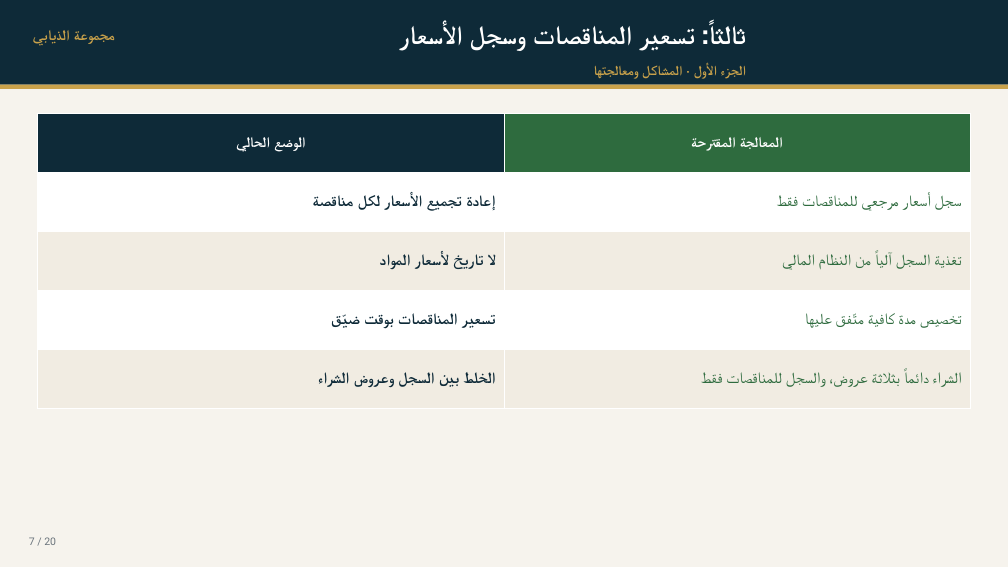
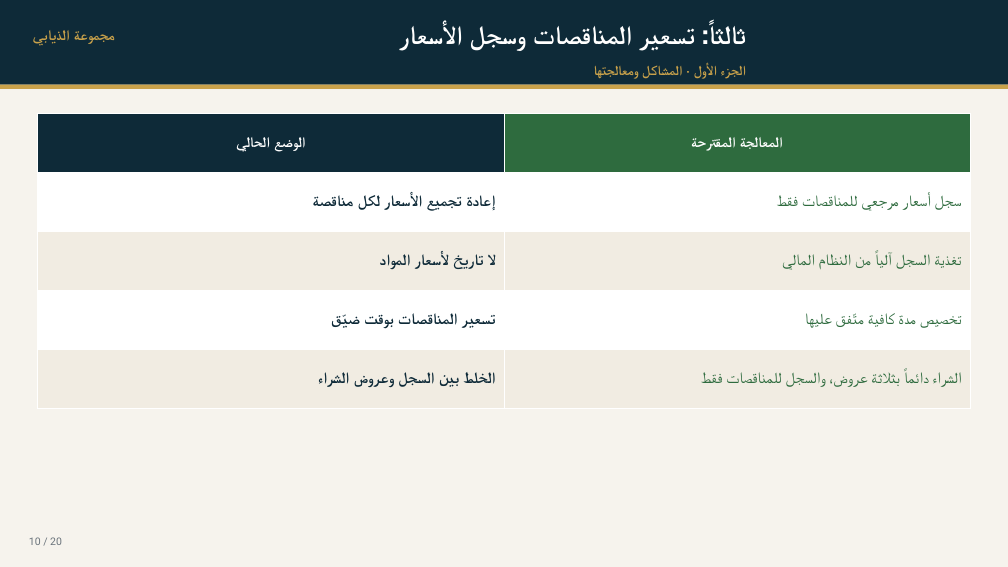
Before and after one commit to 511avolo-dot/MR, a slide deck: slide 10 of docs/procurement-executive-deck.pptx (slide 7 before the commit). Drawn at 1008x567 pixels with LibreOffice and Linux fonts; fonts in the diff are those of the drawing. Boxes give left, top, right and bottom in pixels: in the first picture for what was removed or moved away, otherwise in the second. Text is boxed around its words. In the diff, an @@ line names an element or a change of style, - is before the commit and + after.

```diff
--- a/docs/procurement-executive-deck.pptx
+++ b/docs/procurement-executive-deck.pptx
@@ text at <box>29,537,62,545</box>: text changed @@
-7 / 20
+10 / 20
```
Also in this commit, not shown: 13 other slides changed, 3 slides added, 3 other files.
